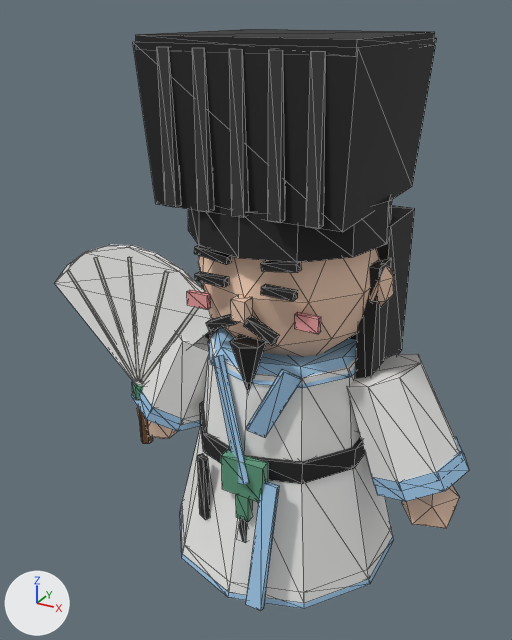
Renders of the glTF model godot3d/assets/models/zhuge_liang.glb from each side of a commit.
Rendered twice from a 50 mm lens placed at (1.03, -2.1, 2.09), pointed at (-0.14, 0.02, 1.03). The axes (+X, +Y, +Z) are drawn at lower left. The lights are the same throughout. The first picture is the older version. Mesh edges are drawn as thin lines. Vertices at exactly the same position are counted once.

Before the edit, the objects in view are built like this:
```python
me_cube = bpy.data.meshes.new('Cube')
me_cube.from_pydata(...)  # 665 vertices, 1110 faces; spans x -1.0..0.69, y -0.48..0.44, z 0.0..2.02
me_cube.materials.append(mat_black)  # black #1f1f1f
me_cube.materials.append(mat_pants)  # light grey #dddddb
me_cube.materials.append(mat_white)  # white #eeeeed
me_cube.materials.append(mat_trim)  # blue #9dc7e9
me_cube.materials.append(mat_jade)  # green #5e9b7d
me_cube.materials.append(mat_skin)  # beige #f2ceb6
me_cube.materials.append(mat_wood)  # brown #6a492c
me_cube.materials.append(mat_feath)  # white #fafaf8
me_cube.materials.append(mat_quill)  # light grey #d9d9d1
me_cube.materials.append(mat_blush)  # pink #f0a2a2
me_cube.materials.append(mat_ridge)  # dark grey #373737
ob_zhuge_liang_mesh = bpy.data.objects.new('zhuge_liang_mesh', me_cube)
ob_zhuge_liang_mesh.location = (0.0, 0.0, 0.0)
```
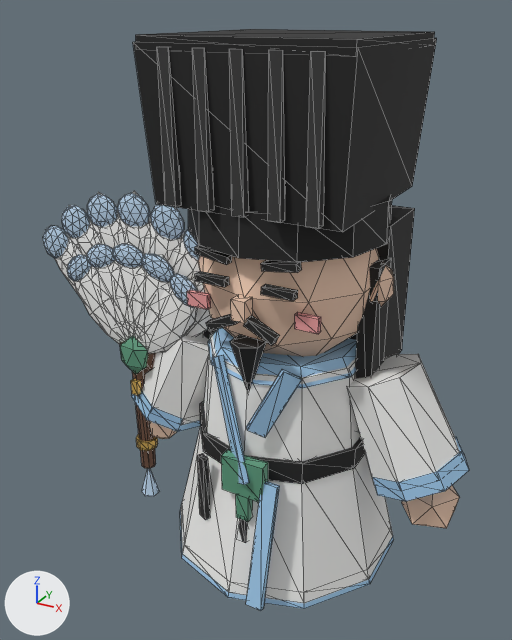
Changed parts and their boxes (x1, y1, x2, y2) in the pictures (512 x 640 px; the box of a moved part takes in the faces that stretch with it):
'zhuge_liang_mesh', reshaped: before (55, 29, 469, 611); after (43, 29, 469, 611)
part 1 of me_cube, added: after (131, 378, 141, 395)
part 2 of me_cube, added: after (142, 468, 160, 496)
part 3 of me_cube, added (blue): after (43, 225, 69, 258)
part 4 of me_cube, added (blue): after (62, 205, 90, 238)
part 5 of me_cube, added (blue): after (87, 194, 117, 227)
part 6 of me_cube, added (blue): after (117, 193, 150, 226)
part 7 of me_cube, added (blue): after (151, 205, 184, 239)
part 8 of me_cube, added: after (183, 229, 199, 260)
part 9 of me_cube, added (blue): after (87, 244, 115, 268)
part 10 of me_cube, added (blue): after (112, 244, 143, 267)
part 11 of me_cube, added (blue): after (142, 254, 174, 282)
part 12 of me_cube, added (blue): after (170, 273, 197, 308)
part 13 of me_cube, added: after (120, 191, 151, 255)
part 14 of me_cube, added: after (138, 278, 198, 354)
part 15 of me_cube, added: after (55, 205, 200, 300)
part 16 of me_cube, added: after (74, 242, 169, 344)
part 17 of me_cube, added (mostly hidden): after (92, 192, 212, 337)
part 18 of me_cube, moved or reshaped: before (55, 245, 212, 400); after (67, 255, 158, 467)
part 19 of me_cube, recoloured: before (139, 409, 153, 444); after (133, 371, 156, 469)

The change, as a list of edits to the scene's bpy script:
```text
Add mat_fbrown:
    mat_fbrown = principled_material('fbrown')
    mat_fbrown.base_color = (0.157, 0.0781, 0.0478)  # brown #6e4f3e
    mat_fbrown.roughness = 0.8
Change me_cube:
    remove me_cube.from_pydata(...)  # 665 vertices, 1110 faces; spans x -1.0..0.69, y -0.48..0.44, z 0.0..2.02
    add me_cube.from_pydata(...)  # 1653 vertices, 3012 faces; spans x -1.07..0.69, y -0.48..0.44, z 0.0..2.02
    me_cube part 1: a new loose piece, a box spanning x -0.615..-0.585, y -0.155..-0.125, z 0.67..0.73, in mat_fgold (orange #e3b960)
    me_cube part 2: a new loose piece, a 6-sided cone pointing to +z spanning x -0.635..-0.565, y -0.14..-0.06, z 0.16..0.3, in mat_fblue (blue #bdd7ee)
    me_cube part 3: the loose piece of 42 vertices spanning x -0.31..0.31, y -0.31..0.31, z 0.93..1.59 is copied, and the copy is multiplied about its middle by the matrix ((0.152, 0.0, -0.154), (0.0, 0.064, 0.0), (0.169, 0.0, 0.138)), then moved by (-1.01, -0.08, -0.03), in mat_fblue (blue #bdd7ee); it spans x -1.07..-0.94, y -0.1..-0.06, z 1.15..1.3
    me_cube part 4: the loose piece of 42 vertices spanning x -0.31..0.31, y -0.31..0.31, z 0.93..1.59 is copied, and the copy is multiplied about its middle by the matrix ((0.193, 0.0, -0.11), (0.0, 0.064, 0.0), (0.12, 0.0, 0.175)), then moved by (-0.89, -0.08, 0.06), in mat_fblue (blue #bdd7ee); it spans x -0.96..-0.82, y -0.1..-0.06, z 1.25..1.39
    me_cube part 5: the loose piece of 42 vertices spanning x -0.31..0.31, y -0.31..0.31, z 0.93..1.59 is copied, and the copy is multiplied about its middle by the matrix ((0.218, 0.0, -0.057), (0.0, 0.064, 0.0), (0.063, 0.0, 0.199)), then moved by (-0.75, -0.08, 0.12), in mat_fblue (blue #bdd7ee); it spans x -0.82..-0.68, y -0.1..-0.06, z 1.32..1.45
    me_cube part 6: a new loose piece, an icosphere of 80 faces spanning x -0.671..-0.529, y -0.102..-0.062, z 1.337..1.474, in mat_fblue (blue #bdd7ee)
    me_cube part 7: the loose piece of 42 vertices spanning x -0.31..0.31, y -0.31..0.31, z 0.93..1.59 is copied, and the copy is multiplied about its middle by the matrix ((0.218, 0.0, 0.057), (0.0, 0.064, 0.0), (-0.063, 0.0, 0.199)), then moved by (-0.45, -0.08, 0.12), in mat_fblue (blue #bdd7ee); it spans x -0.52..-0.38, y -0.1..-0.06, z 1.32..1.45
    me_cube part 8: the loose piece of 42 vertices spanning x -0.31..0.31, y -0.31..0.31, z 0.93..1.59 is copied, and the copy is multiplied about its middle by the matrix ((0.193, 0.0, 0.11), (0.0, 0.064, 0.0), (-0.12, 0.0, 0.175)), then moved by (-0.31, -0.08, 0.06), in mat_fblue (blue #bdd7ee); it spans x -0.38..-0.24, y -0.1..-0.06, z 1.26..1.39
    me_cube part 9: the loose piece of 42 vertices spanning x -0.31..0.31, y -0.31..0.31, z 0.93..1.59 is copied, and the copy is multiplied about its middle by the matrix ((0.214, 0.0, -0.05), (0.0, 0.064, 0.0), (0.078, 0.0, 0.138)), then moved by (-0.73, -0.13, -0.04), in mat_fblue (blue #bdd7ee); it spans x -0.8..-0.66, y -0.15..-0.11, z 1.17..1.28
    me_cube part 10: a new loose piece, an icosphere of 80 faces spanning x -0.671..-0.529, y -0.152..-0.112, z 1.199..1.296, in mat_fblue (blue #bdd7ee)
    me_cube part 11: the loose piece of 42 vertices spanning x -0.31..0.31, y -0.31..0.31, z 0.93..1.59 is copied, and the copy is multiplied about its middle by the matrix ((0.214, 0.0, 0.05), (0.0, 0.064, 0.0), (-0.078, 0.0, 0.138)), then moved by (-0.47, -0.13, -0.04), in mat_fblue (blue #bdd7ee); it spans x -0.54..-0.4, y -0.15..-0.11, z 1.17..1.27
    me_cube part 12: the loose piece of 42 vertices spanning x -0.31..0.31, y -0.31..0.31, z 0.93..1.59 is copied, and the copy is multiplied about its middle by the matrix ((0.174, 0.0, 0.094), (0.0, 0.064, 0.0), (-0.146, 0.0, 0.112)), then moved by (-0.35, -0.13, -0.1), in mat_fblue (blue #bdd7ee); it spans x -0.42..-0.29, y -0.15..-0.11, z 1.1..1.22
    me_cube part 13: a new loose piece, an icosphere of 80 faces spanning x -0.705..-0.495, y -0.1..-0.04, z 0.86..1.48, in mat_fwhite (white #f6f6f4)
    me_cube part 14: the loose piece of 42 vertices spanning x -0.31..0.31, y -0.31..0.31, z 0.93..1.59 is copied, and the copy is multiplied about its middle by the matrix ((0.255, 0.0, 0.429), (0.0, 0.096, 0.0), (-0.214, 0.0, 0.511)), then moved by (-0.46, -0.12, -0.23), in mat_fwhite (white #f6f6f4); it spans x -0.62..-0.29, y -0.15..-0.09, z 0.86..1.2
    me_cube part 15: a new loose piece of 165 vertices spanning x -1.06..-0.25, y -0.1..-0.04, z 0.85..1.46, in mat_fwhite (white #f6f6f4)
    me_cube part 16: a new loose piece of 165 vertices spanning x -0.9..-0.4, y -0.15..-0.09, z 0.85..1.3, in mat_fwhite (white #f6f6f4)
    me_cube part 17: a new loose piece of 83 vertices spanning x -0.82..-0.13, y -0.1..-0.04, z 0.86..1.46, in mat_fwhite (white #f6f6f4)
    me_cube part 18: 16 vertices moved from x -0.71..-0.58, y -0.13..-0.05, z 0.42..1.27 to x -0.64..-0.51, y -0.14..-0.07, z 0.3..0.93; 67 vertices removed from x -1.0..-0.2, y -0.14..-0.05, z 0.42..1.28; 81 vertices added at x -0.9..-0.53, y -0.17..-0.05, z 0.3..1.22
    me_cube part 19: 10 faces spanning x -0.63..-0.56, y -0.14..-0.07, z 0.3..0.8 switch from mat_wood (brown #6a492c) to mat_fbrown (brown #6e4f3e)
    other edits to the shape of me_cube do not show in these pictures
    remove me_cube.materials.append(mat_feath)  # white #fafaf8
    remove me_cube.materials.append(mat_quill)  # light grey #d9d9d1
    add me_cube.materials.append(mat_fgold)  # orange #e3b960
    add me_cube.materials.append(mat_fblue)  # blue #bdd7ee
    add me_cube.materials.append(mat_fwhite)  # white #f6f6f4
```
